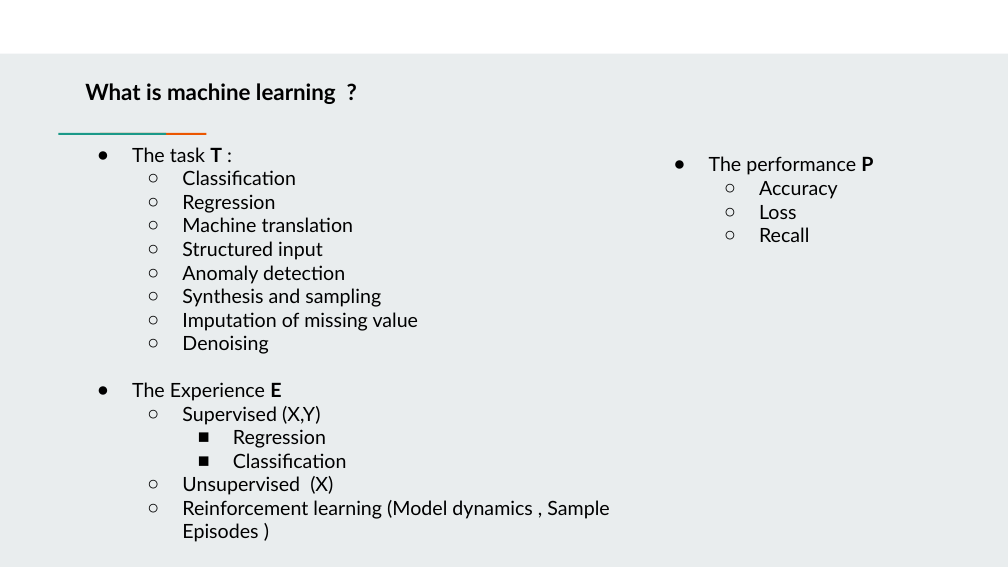
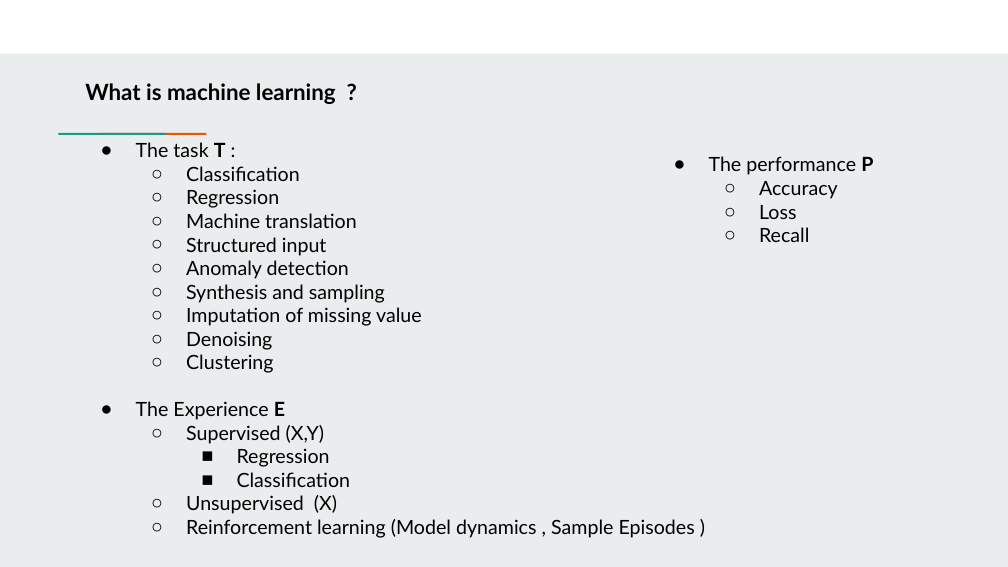
Before and after one commit to farouqBenarous/Machine_Learning_101_Workshop, a slide deck: slide 7 of 20-03-2021/Presentation/Machine learning 101.pptx (slide 6 before the commit). Drawn at 1008x567 pixels with LibreOffice and Linux fonts; fonts in the diff are those of the drawing. Boxes give left, top, right and bottom in pixels: in the first picture for what was removed or moved away, otherwise in the second. Text is boxed around its words. In the diff, an @@ line names an element or a change of style, - is before the commit and + after.

```diff
--- a/20-03-2021/Presentation/Machine learning 101.pptx
+++ b/20-03-2021/Presentation/Machine learning 101.pptx
@@ text at box(186, 354, 273, 373): paragraph added @@
+  ○ Clustering
```
Also in this commit, not shown: 10 other slides changed, 12 slides added, 3 slides removed, 3 other files.
